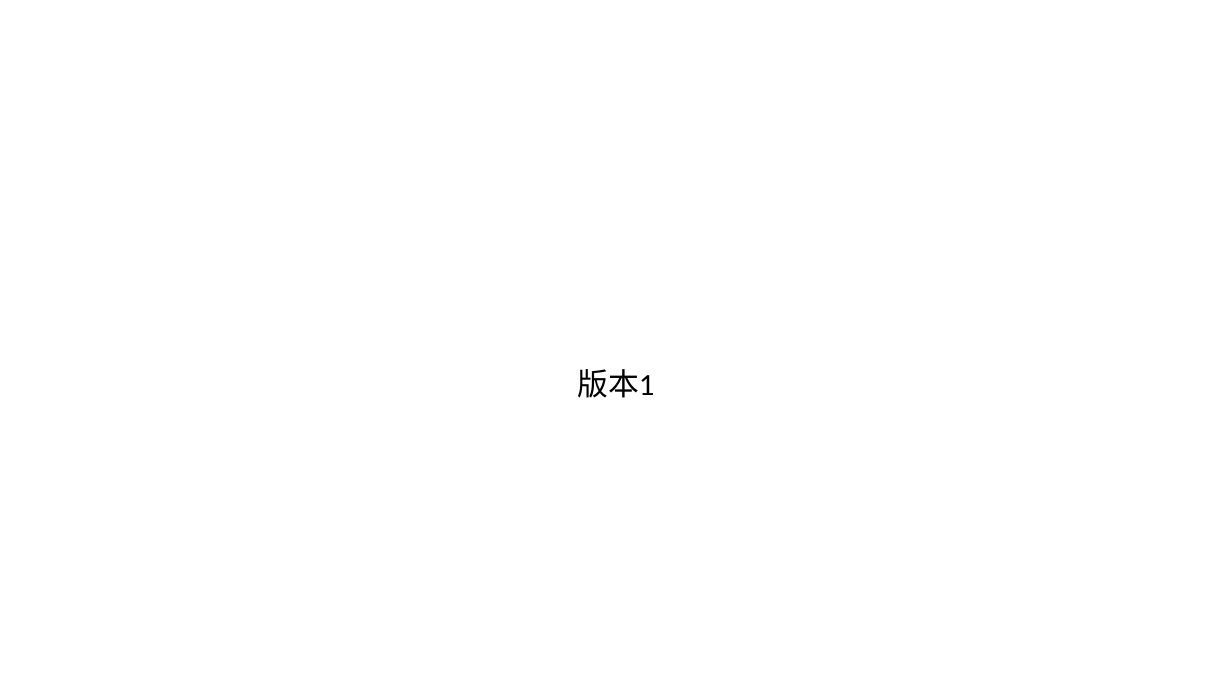
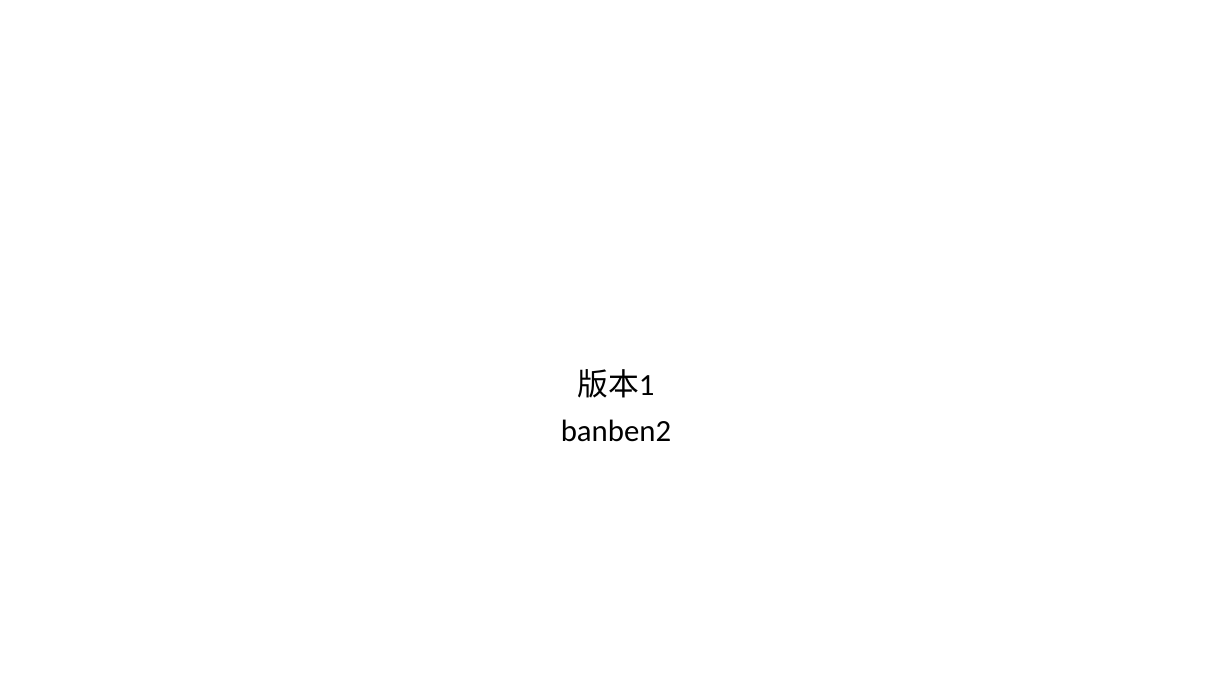
Before and after one commit to bbcccom/testppt, a slide deck: slide 1 of test.pptx. Drawn at 1232x693 pixels with LibreOffice and Linux fonts; fonts in the diff are those of the drawing. Boxes give left, top, right and bottom in pixels: in the first picture for what was removed or moved away, otherwise in the second. Text is boxed around its words. In the diff, an @@ line names an element or a change of style, - is before the commit and + after.

Commit message:
banben2

```diff
--- a/test.pptx
+++ b/test.pptx
@@ subtitle at bbox=[561, 419, 671, 442]: paragraph added @@
+banben2
```
